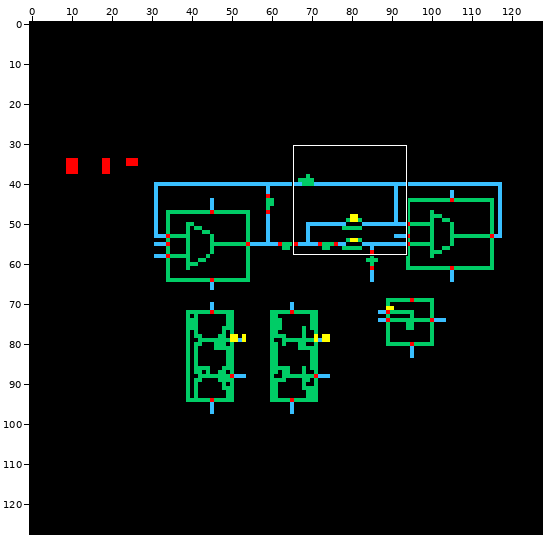
Two versions of one sprite sheet, span_ion/peak_detector_basic3/schematic/thumbnail_128x128.png. The picture above shows the old version from afar; the outline marks the close-up.
Close-up. The starting point:
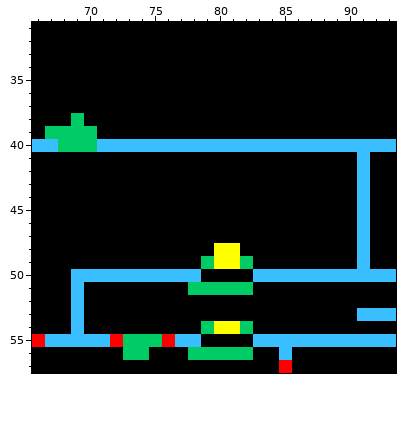
The file is 128x128 pixels. Shown: x 66..93, y 31..57.
After:
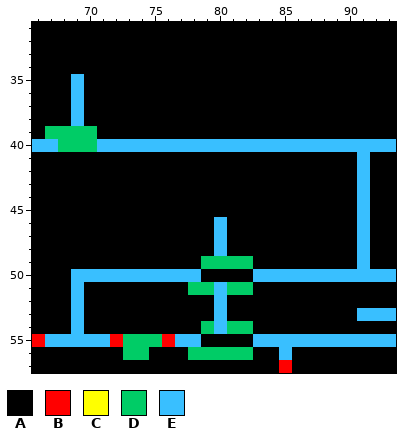
Palette (. is transparent): A #000000  B #ff0000  C #ffff00  D #00cc66  E #39bfff
The edit:
y 35..37: x 69 A -> E
y 38: x 69 D -> E
y 46..47: x 80 A -> E
y 48: x 80..81 CC -> EA
y 49: x 80..81 CC -> DD
y 51: x 80 D -> E
y 52..53: x 80 A -> E
y 54: x 80..81 CC -> ED
Boxes around the changes in both close-ups, in picture pixels (x1, y1, x2, y2):
changed: (71, 74, 84, 126)
changed: (214, 217, 240, 334)
